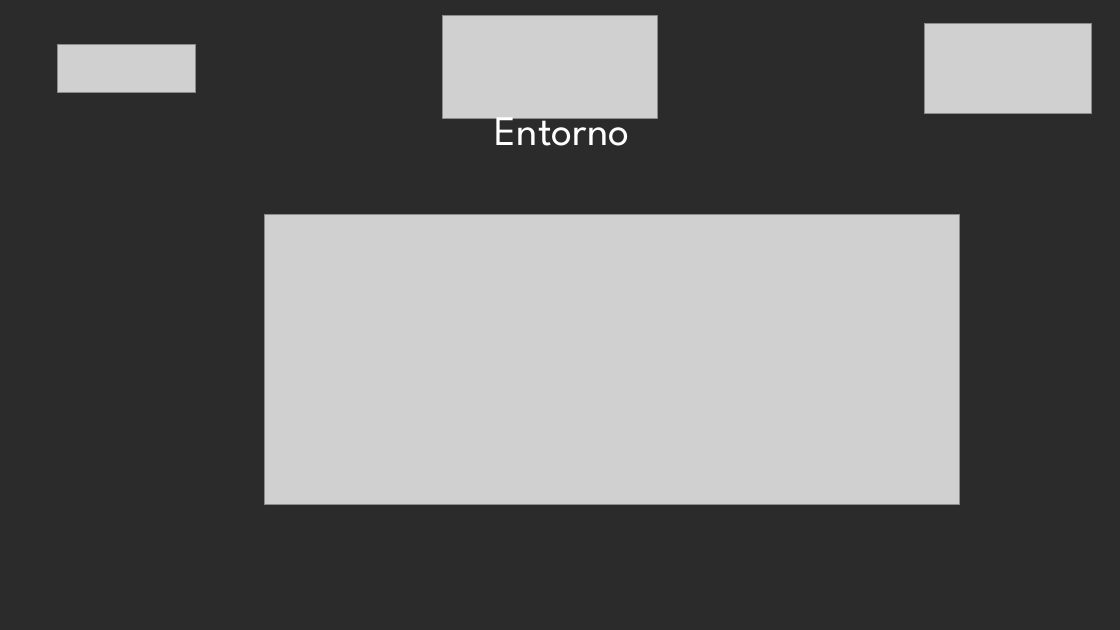
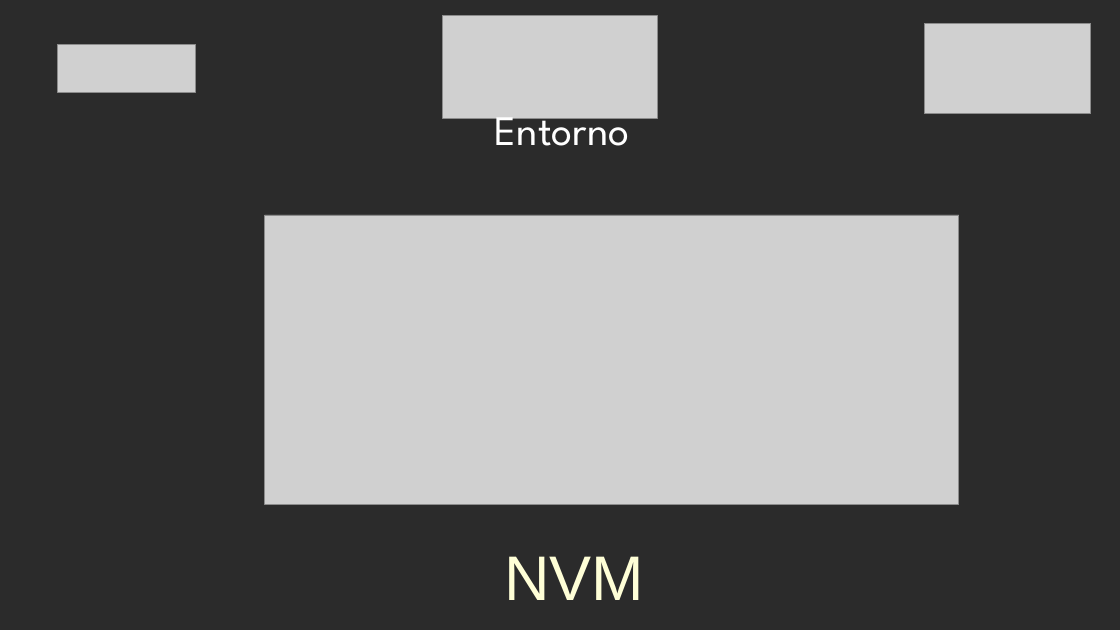
Before and after one commit to jflatorreo/TalentoTech_FullStack, a slide deck: slide 4 of Material pedagógico/Modulo 3/Clase 1/Clase 1 - Modulo 3.pptx. Drawn at 1120x630 pixels with LibreOffice and Linux fonts; fonts in the diff are those of the drawing; grey boxes stand for pictures; background and template pictures are left out; a plain dark background stands for a picture behind light text. Boxes give left, top, right and bottom in pixels: in the first picture for what was removed or moved away, otherwise in the second. Text is boxed around its words. In the diff, an @@ line names an element or a change of style, - is before the commit and + after.

```diff
--- a/Material pedagógico/Modulo 3/Clase 1/Clase 1 - Modulo 3.pptx
+++ b/Material pedagógico/Modulo 3/Clase 1/Clase 1 - Modulo 3.pptx
@@ text added at [504, 556, 644, 600], 54 pt, text #FFFFD7 @@
+NVM
```
Also in this commit, not shown: 5 other slides changed, 27 other files.
